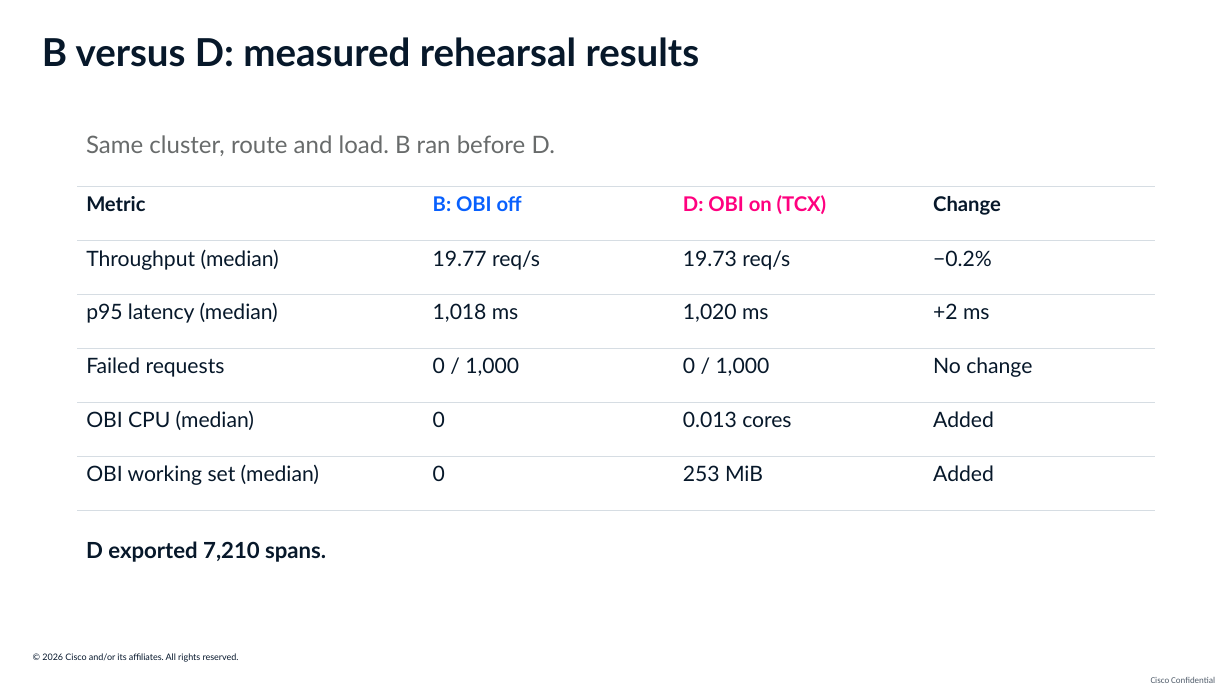
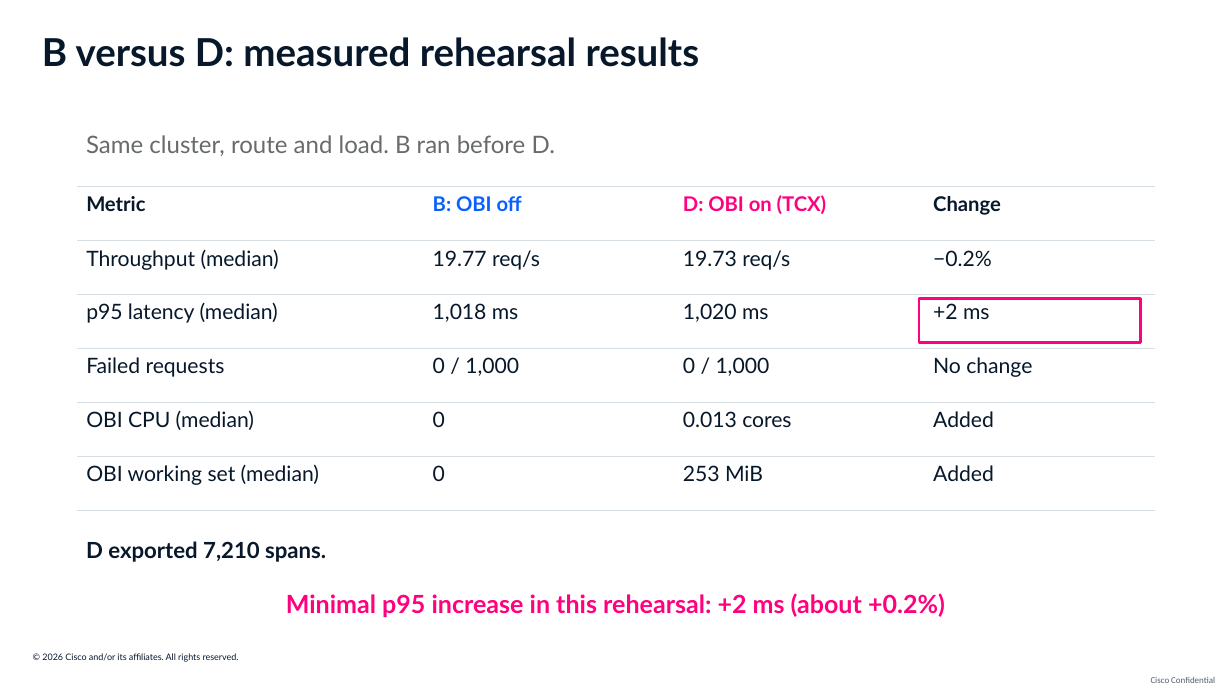
Before and after one commit to ajimenez1503/cilium-obi-demo, a slide deck: slide 26 of slides/cilium-obi-session-deck-latest.pptx. Drawn at 1232x693 pixels with LibreOffice and Linux fonts; fonts in the diff are those of the drawing; background and template pictures are left out. Boxes give left, top, right and bottom in pixels: in the first picture for what was removed or moved away, otherwise in the second. Text is boxed around its words. In the diff, an @@ line names an element or a change of style, - is before the commit and + after.

```diff
--- a/slides/cilium-obi-session-deck-latest.pptx
+++ b/slides/cilium-obi-session-deck-latest.pptx
@@ rectangle added at [920,299,1141,343], outline #FF007F 2.03 pt @@
@@ text added at [286,593,945,618], 19.5 pt, text #FF007F, bold @@
+Minimal p95 increase in this rehearsal: +2 ms (about +0.2%)
```
Also in this commit, not shown: 2 other slides changed, 1 slide added, 1 slide removed.
